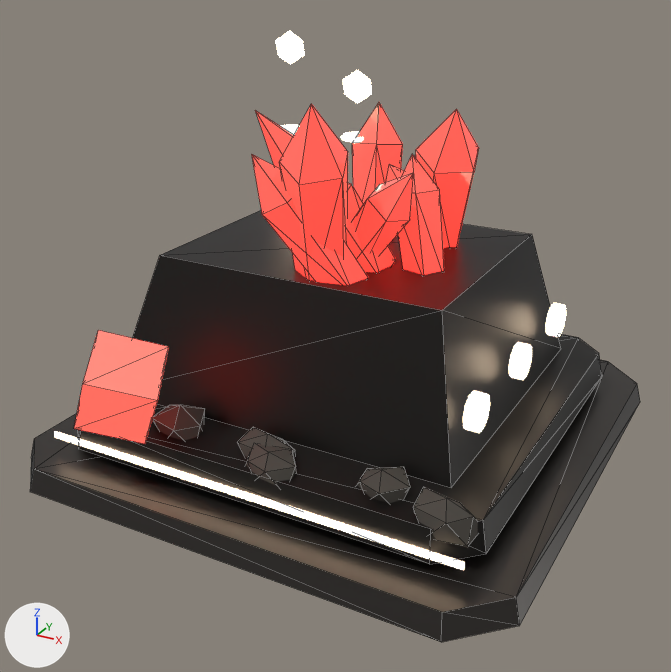
The FBX model mines20/droppers10/d4/EmberCrusherDropper_Roblox.fbx, before and after one commit.
Rendered twice from a 50 mm lens placed at (7.12, -13.61, 8.42), pointed at (-0.09, -0.51, 1.87). The axes (+X, +Y, +Z) are drawn at lower left. The lights are the same throughout. The older version comes first. Mesh edges are drawn as thin lines on the coarser meshes.

The older version as bpy lines, for what is in view:
```python
ob_darkplate = bpy.data.objects.new('DarkPlate', me_footing_high_002)
ob_darkplate.location = (0.0, 0.0, 0.65)
ob_ore = bpy.data.objects.new('Ore', me_ore__drop_point__002)
ob_ore.location = (-2.0, -3.9, 1.9)
ob_rubble = bpy.data.objects.new('Rubble', me_rubble_0_002)
ob_rubble.location = (0.09, -3.03, 0.9)
ob_steelplate = bpy.data.objects.new('SteelPlate', me_footing_low_002)
ob_steelplate.location = (0.0, 0.0, 0.0)
# also in view: 'Crystal' at (0.37, -0.11, 4.53); 'AccentNeon' at (0.0, -0.76, 3.6)
```
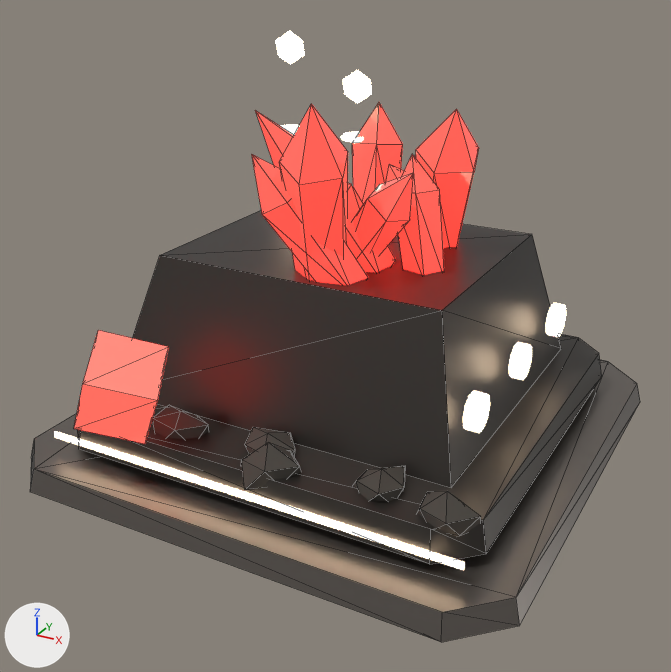
Where the change shows, as pixel boxes [x1, y1, x2, y2] in the pictures (671 x 672 px; the box of a moved part takes in the faces that stretch with it):
'DarkPlate', recoloured
    both: [77, 210, 602, 564]
'SteelPlate', recoloured (lighter)
    both: [30, 360, 640, 642]
'Rubble', reshaped, moved (7% shorter)
    before: [152, 405, 478, 547]
    after: [152, 405, 481, 537]
part 1 of me_rubble_0_002, moved or reshaped
    before: [237, 427, 297, 486]
    after: [241, 427, 301, 490]
part 2 of me_rubble_0_002, moved or reshaped
    before: [357, 467, 478, 547]
    after: [354, 466, 481, 537]
part 3 of me_rubble_0_002, moved or reshaped
    before: [152, 405, 205, 441]
    after: [152, 405, 209, 439]

What changed in the scene script:
```text
Change mat_steel_plate__diamondplate:
    mat_steel_plate__diamondplate.base_color: (0.0685, 0.0612, 0.0561) -> (0.205, 0.181, 0.162)  # dark grey #4a4643 -> grey #7d7670
Change mat_dark_plate__diamondplate:
    mat_dark_plate__diamondplate.base_color: (0.0212, 0.0194, 0.0176) -> (0.0648, 0.0578, 0.0513)  # black #282624 -> dark grey #484440
Change me_rubble_0_002:
    used by ob_rubble; location = (0.09, -3.03, 0.9)
    remove me_rubble_0_002.from_pydata(...)  # 60 vertices, 100 faces; spans x -2.12..3.58, y -0.72..0.39, z -0.43..0.41
    add me_rubble_0_002.from_pydata(...)  # 60 vertices, 100 faces; spans x -2.24..3.61, y -0.85..0.38, z -0.43..0.44
    me_rubble_0_002 part 1: 24 of 60 vertices moved; they spanned x -0.44..0.75, y -0.72..0.28, z -0.43..0.32 and now span x -0.46..0.8, y -0.85..0.38, z -0.43..0.44; mean shift (-0.01, -0.02, 0.0); largest move (0.18, -0.65, -0.12) -> (0.09, -0.85, -0.2)
    me_rubble_0_002 part 2: 24 of 60 vertices moved; they spanned x 1.55..3.58, y -0.67..0.33, z -0.3..0.31 and now span x 1.49..3.61, y -0.73..0.33, z -0.43..0.41; mean shift (-0.03, -0.01, -0.01); largest move (3.56, -0.55, -0.19) -> (3.38, -0.48, -0.13)
    me_rubble_0_002 part 3
    me_rubble_0_002.vertices[48].co: (-1.66, -0.03, -0.41) -> (-1.67, -0.05, -0.34)
    me_rubble_0_002.vertices[49].co: (-1.21, -0.29, -0.19) -> (-1.31, -0.26, -0.16)
    me_rubble_0_002.vertices[50].co: (-1.77, -0.32, -0.14) -> (-1.85, -0.49, -0.21)
    me_rubble_0_002.vertices[51].co: (-2.12, -0.03, -0.17) -> (-2.24, -0.05, -0.2)
    me_rubble_0_002.vertices[52].co: (-1.77, 0.26, -0.14) -> (-1.84, 0.36, -0.2)
    me_rubble_0_002.vertices[53].co: (-1.35, 0.15, -0.13) -> (-1.29, 0.17, -0.17)
    me_rubble_0_002.vertices[54].co: (-1.49, -0.44, 0.18) -> (-1.52, -0.42, 0.16)  # pixel (173, 430) -> pixel (174, 430)
    me_rubble_0_002.vertices[55].co: (-2.08, -0.28, 0.18) -> (-2.08, -0.29, 0.17)  # pixel (151, 417) -> pixel (152, 418)
    me_rubble_0_002.vertices[56].co: (-2.09, 0.22, 0.18) -> (-2.11, 0.2, 0.18)  # pixel (169, 404)
    me_rubble_0_002.vertices[57].co: (-1.49, 0.39, 0.19) -> (-1.56, 0.22, 0.12)  # pixel (204, 408) -> pixel (196, 415)
    me_rubble_0_002.vertices[58].co: (-1.27, -0.03, 0.13) -> (-1.13, -0.05, 0.18)  # pixel (200, 425) -> pixel (208, 424)
    me_rubble_0_002.vertices[59].co: (-1.66, -0.03, 0.41) -> (-1.67, -0.05, 0.29)  # pixel (180, 404) -> pixel (180, 411)
Change ob_rubble:
    ob_rubble.location: (0.09, -3.03, 0.9) -> (0.11, -3.01, 0.91)
```
